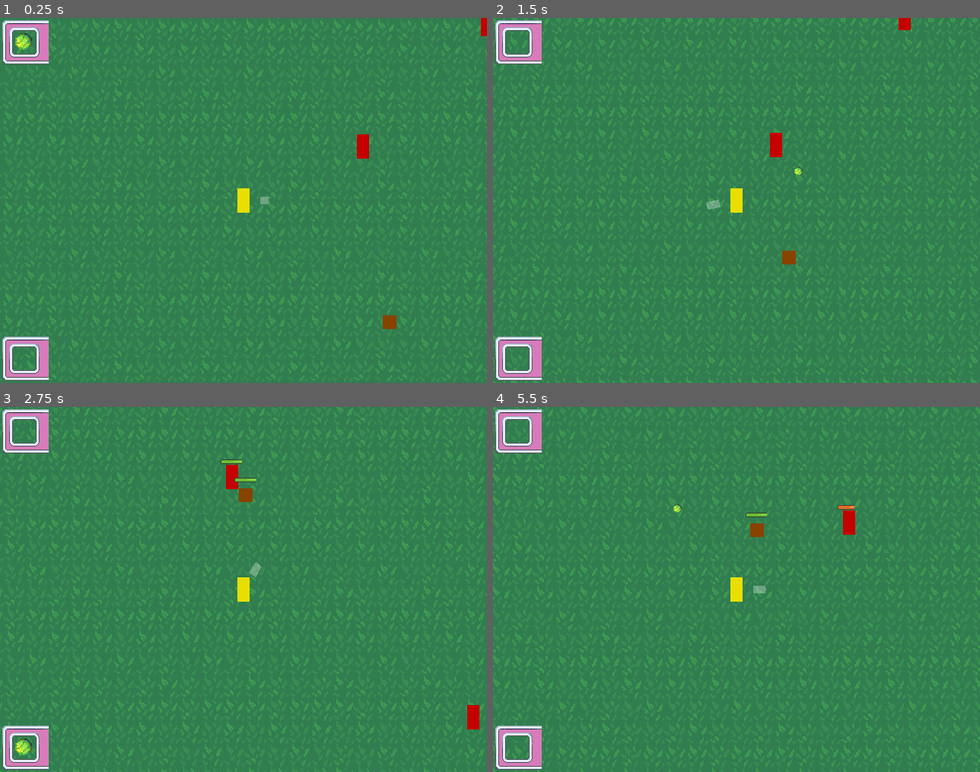
Above: before the commit, frames 1-4 (two rows, left to right).
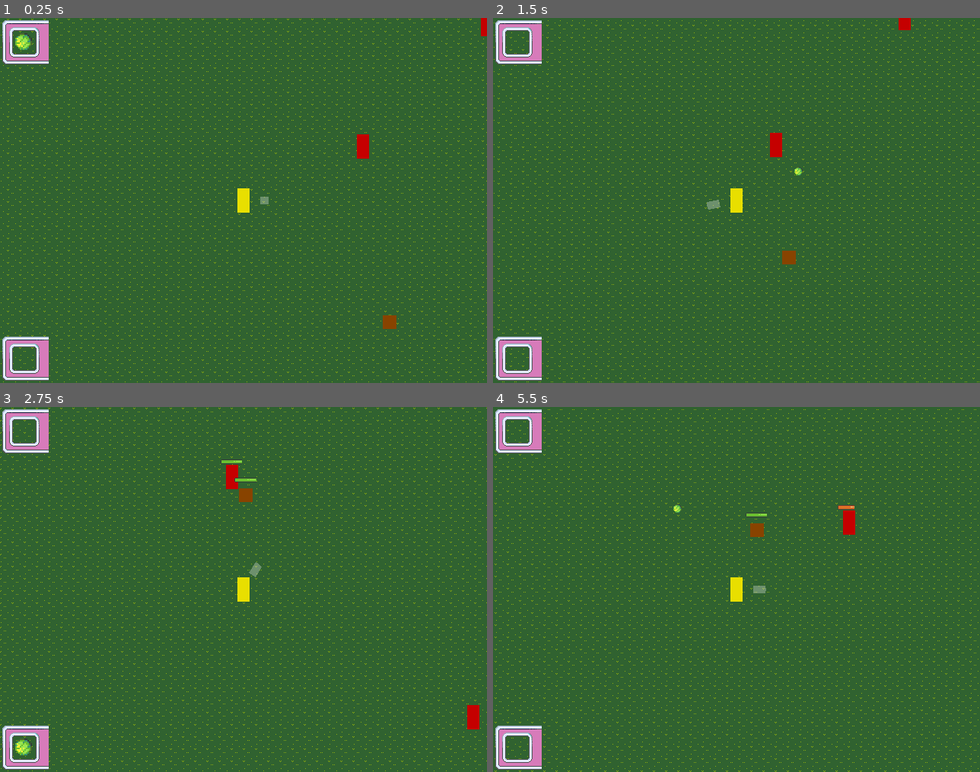
Above: after the commit, the same moments.

Repository: nullportal/dog-and-ball
Game: Godot game, scene res://Game.tscn
Two runs of this game, one before a commit and one after it. Both use one fixed random seed, a clock stepped at 60 frames per second and the inputs below.
Inputs (mouse positions are in pixels of both pictures, inside the frame that each line leads up to):
- Up to frame 1 (0.25 s): no input
- Up to frame 2 (1.5 s): tap Enter at 0.5 s; move the mouse to (843, 182) at 0.52 s; hold Right (ui_right) 0.53-1.28 s; click (843, 182) at 0.6 s; move the mouse to (639, 218) at 1.27 s; hold Down (ui_down) from 1.28 s (still down); click (639, 218) at 1.35 s
- Up to frame 3 (2.75 s): move the mouse to (292, 509) at 2.02 s; release Down (ui_down) at 2.03 s; hold Right (ui_right) from 2.03 s (still down); click (292, 509) at 2.1 s
- Up to frame 4 (5.5 s): move the mouse to (712, 662) at 2.77 s; release Right (ui_right) at 2.78 s; hold Up (ui_up) 2.78-3.53 s; click (712, 662) at 2.85 s; move the mouse to (882, 644) at 3.52 s; hold Left (ui_left) 3.53-5.03 s; click (882, 644) at 3.6 s; move the mouse to (590, 534) at 4.27 s; click (590, 534) at 4.35 s; move the mouse to (760, 589) at 5.02 s; hold Down (ui_down) from 5.03 s (still down); click (760, 589) at 5.1 s

The runs differ from the first frame. In frame 1, 98% of the frame differs, in the area x 0-100%, y 0-100%; in frame 2, 98%; in frame 3, 97%; in frame 4, 98%.

Commit message:
[FUN] Just adding my own grass texture

Diff:
--- a/Game.tscn
+++ b/Game.tscn
@@ -5,7 +5,7 @@
 [ext_resource path="res://World.gd" type="Script" id=3]
 [ext_resource path="res://Game.gd" type="Script" id=4]
 [ext_resource path="res://Entities/Enemies/Zombie.tscn" type="PackedScene" id=5]
-[ext_resource path="res://GrassBackground.png" type="Texture" id=6]
+[ext_resource path="res://grass.png" type="Texture" id=6]
 [ext_resource path="res://UI/UI.gd" type="Script" id=7]
 [ext_resource path="res://UI/PlayerUI.tscn" type="PackedScene" id=9]
 [ext_resource path="res://UI/DogUI.tscn" type="PackedScene" id=10]
@@ -14,15 +14,10 @@
 script = ExtResource( 4 )
 
 [node name="GrassBackground" type="Sprite" parent="."]
-position = Vector2( -256, -192 )
-scale = Vector2( 1.8, 1.86667 )
 texture = ExtResource( 6 )
-centered = false
+offset = Vector2( 160, 90 )
 region_enabled = true
-region_rect = Rect2( 0, 0, 640, 480 )
-__meta__ = {
-"_edit_lock_": true
-}
+region_rect = Rect2( -256, -240, 1632, 1392 )
 
 [node name="World" type="Node" parent="."]
 script = ExtResource( 3 )
--- a/project.godot
+++ b/project.godot
@@ -31,6 +31,29 @@
 window/vsync/use_vsync=false
 window/stretch/mode="2d"
 window/stretch/aspect="keep"
+
+[importer_defaults]
+
+texture={
+"compress/bptc_ldr": 0,
+"compress/hdr_mode": 0,
+"compress/lossy_quality": 0.7,
+"compress/mode": 0,
+"compress/normal_map": 0,
+"detect_3d": false,
+"flags/anisotropic": false,
+"flags/filter": false,
+"flags/mipmaps": false,
+"flags/repeat": 0,
+"flags/srgb": 2,
+"process/HDR_as_SRGB": false,
+"process/fix_alpha_border": true,
+"process/invert_color": false,
+"process/premult_alpha": false,
+"size_limit": 0,
+"stream": false,
+"svg/scale": 1.0
+}
 
 [input]
 
Binary file removed: GrassBackground.png
Binary file added: grass.png
Not shown, changed: grass.png.import
